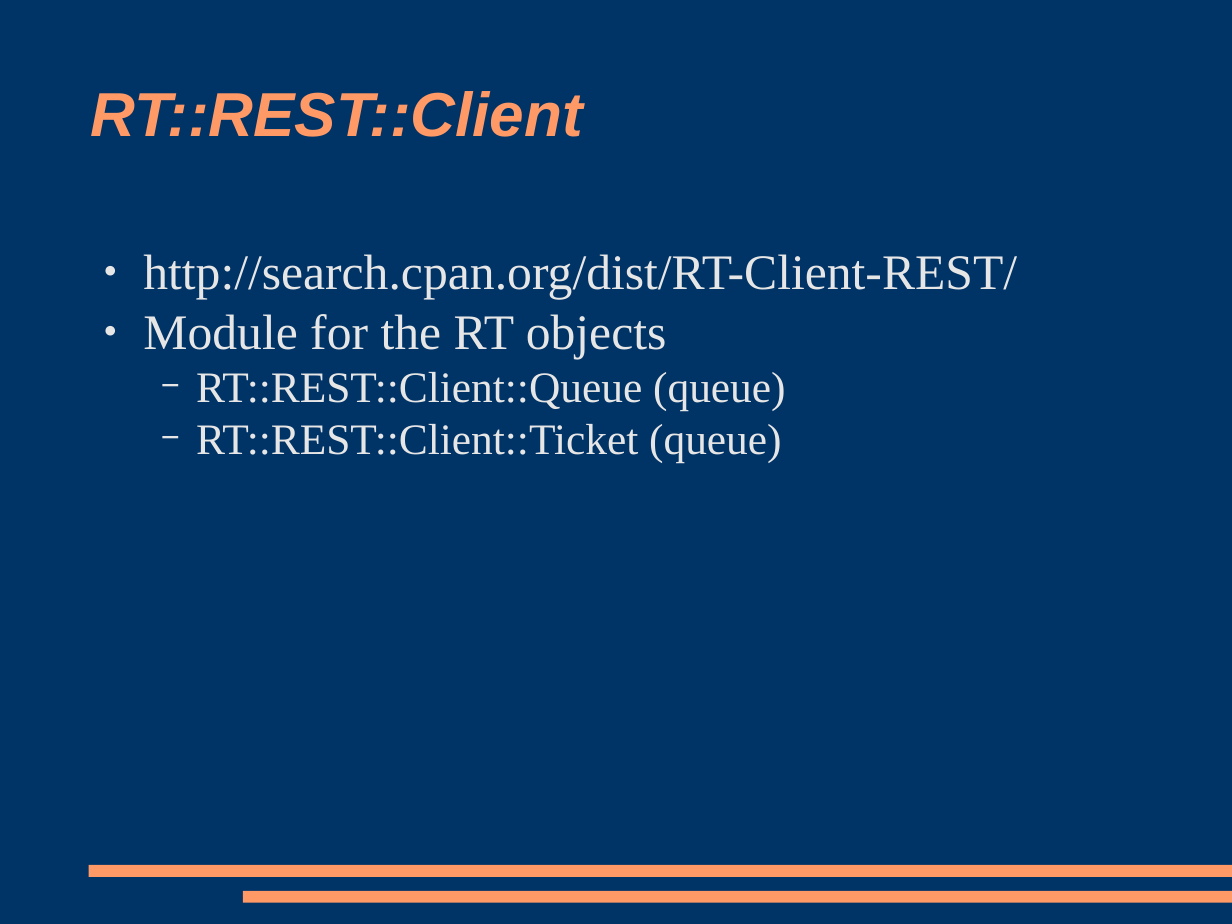
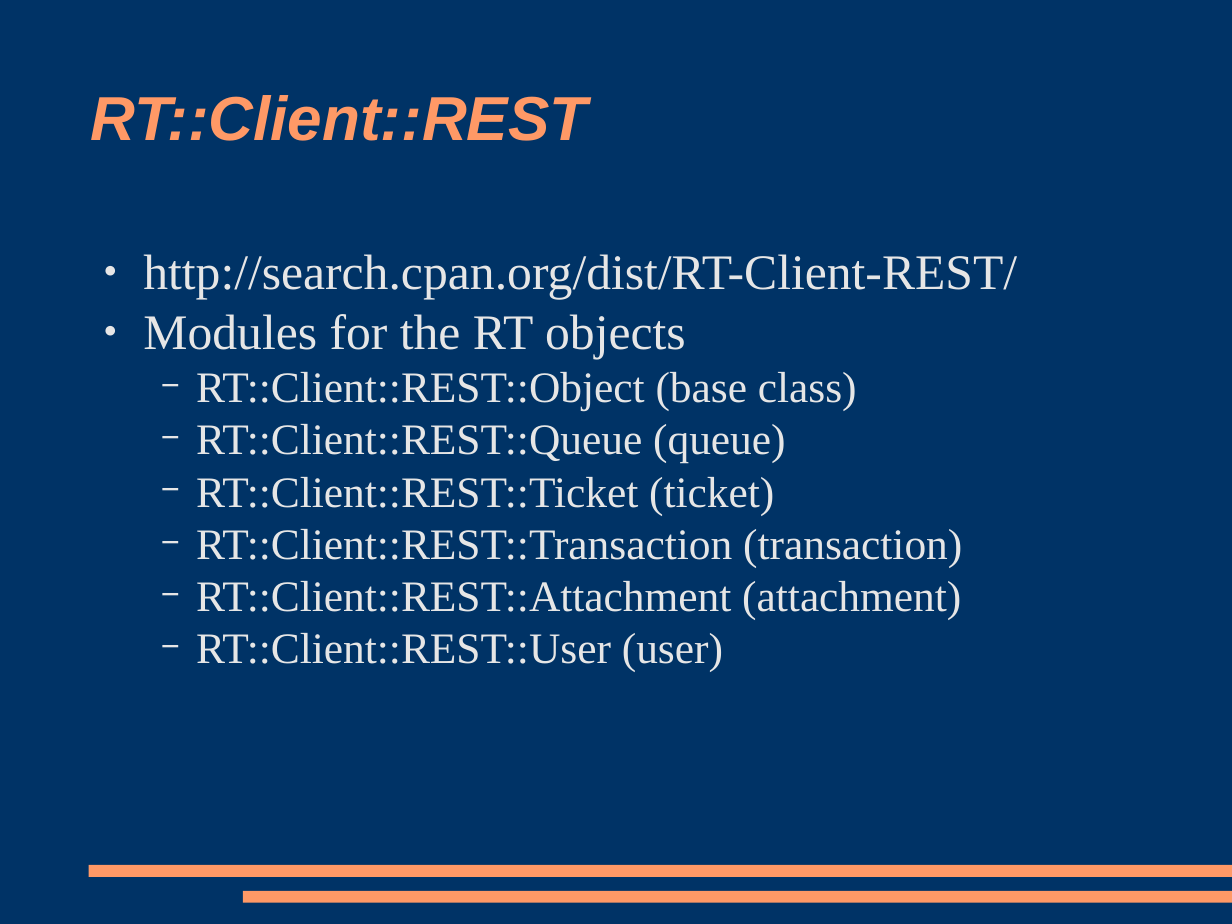
Before and after one commit to racke/Presentations, a slide deck: slide 11 of yapc2009/rt38.odp. Drawn at 1232x924 pixels with LibreOffice and Linux fonts; fonts in the diff are those of the drawing. Boxes give left, top, right and bottom in pixels: in the first picture for what was removed or moved away, otherwise in the second. Text is boxed around its words. In the diff, an @@ line names an element or a change of style, - is before the commit and + after.

Commit message:
update

```diff
--- a/yapc2009/rt38.odp
+++ b/yapc2009/rt38.odp
@@ title at [91, 95, 588, 141]: text changed @@
-RT::REST::Client
+RT::Client::REST
@@ text at [143, 314, 962, 672]: text changed @@
-● Module for the RT objects
-  − RT::REST::Client::Queue (queue)
-  − RT::REST::Client::Ticket (queue)
+● Modules for the RT objects
+  − RT::Client::REST::Object (base class)
+  − RT::Client::REST::Queue (queue)
+  − RT::Client::REST::Ticket (ticket)
+  − RT::Client::REST::Transaction (transaction)
+  − RT::Client::REST::Attachment (attachment)
+  − RT::Client::REST::User (user)
```
Also in this commit, not shown: 7 other slides changed, 3 slides added, 1 slide removed.
